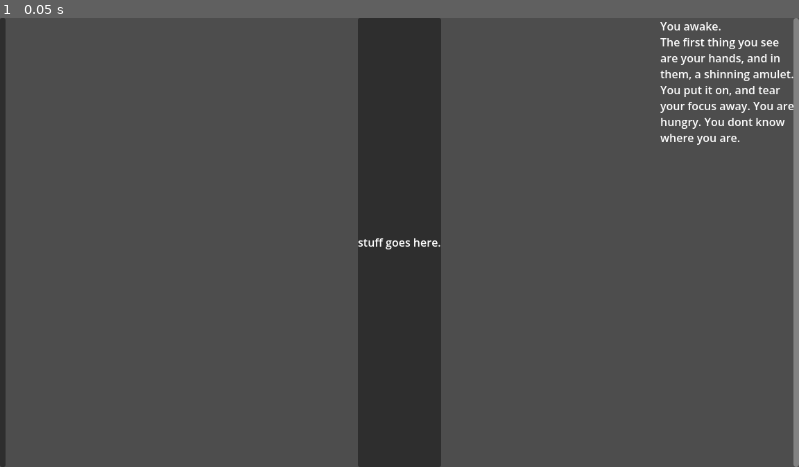
Above: before the commit, frame 1.
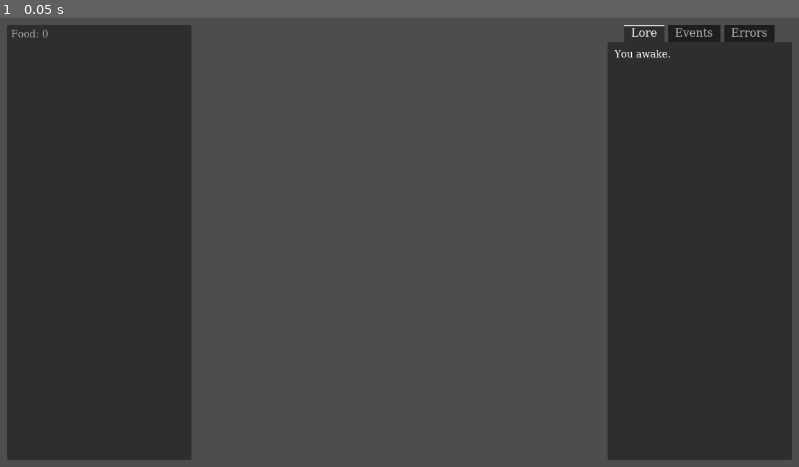
Above: after the commit, the same moment.

Repository: lom1222/Amulet
Game: Godot game, scene res://scenes/control.tscn
The game is run twice, just before and just after one commit, with the same random seed, the same clock (stepped at 60 frames per second) and the same inputs. The project has no main scene, so this scene is started directly.
Inputs:
- Up to frame 1 (0.05 s): no input

The runs differ from the first frame. In frame 1, 56% of the frame differs, in the area x 0-100%, y 0-100%.

Commit message:
log work, and adding basic theme

Diff:
--- a/project.godot
+++ b/project.godot
@@ -19,6 +19,10 @@
 Inventory="*uid://cr4uho35wnfpd"
 LogManager="*uid://nk3t2err868s"
 
+[gui]
+
+theme/custom="uid://dpsnalb5vaule"
+
 [physics]
 
 3d/physics_engine="Jolt Physics"
--- a/scenes/control.tscn
+++ b/scenes/control.tscn
@@ -2,6 +2,7 @@
 
 [ext_resource type="Script" uid="uid://doecswkm1k1ia" path="res://scripts/attached/resourceList.gd" id="1_5p55f"]
 [ext_resource type="Script" uid="uid://dledolcqmwc8f" path="res://scripts/attached/log.gd" id="2_r67kn"]
+[ext_resource type="Theme" uid="uid://dpsnalb5vaule" path="res://themes/basic_theme.tres" id="3_brbbq"]
 
 [sub_resource type="Theme" id="Theme_62e2m"]
 
@@ -14,42 +15,103 @@
 grow_vertical = 2
 theme = SubResource("Theme_62e2m")
 
-[node name="resource_list" type="ItemList" parent="." unique_id=1014635917]
+[node name="horizontal_layout_box" type="HBoxContainer" parent="." unique_id=644992921]
 layout_mode = 1
-anchors_preset = 9
+anchors_preset = 15
+anchor_right = 1.0
 anchor_bottom = 1.0
+grow_horizontal = 2
 grow_vertical = 2
+theme_override_constants/separation = 4
+
+[node name="inventory_margin_box" type="MarginContainer" parent="horizontal_layout_box" unique_id=1432012077]
+layout_mode = 2
+size_flags_horizontal = 3
+
+[node name="resource_list" type="ItemList" parent="horizontal_layout_box/inventory_margin_box" unique_id=1014635917]
+layout_mode = 2
+size_flags_horizontal = 3
 auto_width = true
 script = ExtResource("1_5p55f")
 
-[node name="log" type="RichTextLabel" parent="." unique_id=835916405]
+[node name="centre_margin_box" type="MarginContainer" parent="horizontal_layout_box" unique_id=778449136]
+layout_mode = 2
+size_flags_horizontal = 3
+size_flags_stretch_ratio = 2.0
+
+[node name="temp_centre" type="Container" parent="horizontal_layout_box/centre_margin_box" unique_id=1005778222]
+layout_mode = 2
+size_flags_horizontal = 3
+size_flags_stretch_ratio = 2.0
+
+[node name="log_margin_box" type="MarginContainer" parent="horizontal_layout_box" unique_id=2117555271]
+layout_mode = 2
+size_flags_horizontal = 3
+
+[node name="Log" type="TabContainer" parent="horizontal_layout_box/log_margin_box" unique_id=1085754239 node_paths=PackedStringArray("lore_log", "event_log", "error_log")]
+layout_mode = 2
+size_flags_horizontal = 3
+tab_alignment = 1
+current_tab = 0
+clip_tabs = false
+tab_0/title = "Lore"
+tab_1/title = "Events"
+tab_2/title = "Errors"
+script = ExtResource("2_r67kn")
+lore_log = NodePath("lore_log_margin/lore_log")
+event_log = NodePath("event_log_margin/event_log")
+error_log = NodePath("error_log_margin/error_log")
+
+[node name="lore_log_margin" type="MarginContainer" parent="horizontal_layout_box/log_margin_box/Log" unique_id=1934536456]
+layout_mode = 2
+theme = ExtResource("3_brbbq")
+theme_type_variation = &"LogMarginContainer"
+metadata/_tab_index = 0
+metadata/_tab_name = "Lore"
+
+[node name="lore_log" type="RichTextLabel" parent="horizontal_layout_box/log_margin_box/Log/lore_log_margin" unique_id=835916405]
 custom_minimum_size = Vector2(200, 0)
-layout_mode = 1
-anchors_preset = 11
-anchor_left = 1.0
-anchor_right = 1.0
-anchor_bottom = 1.0
-offset_left = -1.0
-grow_horizontal = 0
-grow_vertical = 2
+layout_mode = 2
+theme_type_variation = &"RichTextLabel_lore"
 bbcode_enabled = true
 text = "lorem ipsum"
 fit_content = true
+scroll_active = false
 scroll_following = true
 scroll_following_visible_characters = true
-script = ExtResource("2_r67kn")
 
-[node name="center_panel" type="PanelContainer" parent="." unique_id=83077625]
-layout_mode = 1
-anchors_preset = 13
-anchor_left = 0.5
-anchor_right = 0.5
-anchor_bottom = 1.0
-offset_left = -0.5
-offset_right = 0.5
-grow_horizontal = 2
-grow_vertical = 2
+[node name="event_log_margin" type="MarginContainer" parent="horizontal_layout_box/log_margin_box/Log" unique_id=498454952]
+visible = false
+layout_mode = 2
+theme_type_variation = &"LogMarginContainer"
+metadata/_tab_index = 1
+metadata/_tab_name = "Events"
 
-[node name="Label" type="Label" parent="center_panel" unique_id=1710978268]
+[node name="event_log" type="RichTextLabel" parent="horizontal_layout_box/log_margin_box/Log/event_log_margin" unique_id=1559678100]
+custom_minimum_size = Vector2(200, 0)
 layout_mode = 2
-text = "stuff goes here."
+theme_type_variation = &"RichTextLabel_event"
+bbcode_enabled = true
+text = "lorem ipsum"
+fit_content = true
+scroll_active = false
+scroll_following = true
+scroll_following_visible_characters = true
+
+[node name="error_log_margin" type="MarginContainer" parent="horizontal_layout_box/log_margin_box/Log" unique_id=1788374926]
+visible = false
+layout_mode = 2
+theme_type_variation = &"LogMarginContainer"
+metadata/_tab_index = 2
+metadata/_tab_name = "Errors"
+
+[node name="error_log" type="RichTextLabel" parent="horizontal_layout_box/log_margin_box/Log/error_log_margin" unique_id=1597693289]
+custom_minimum_size = Vector2(200, 0)
+layout_mode = 2
+theme_type_variation = &"RichTextLabel_error"
+bbcode_enabled = true
+text = "lorem ipsum"
+fit_content = true
+scroll_active = false
+scroll_following = true
+scroll_following_visible_characters = true
--- a/scripts/attached/log.gd
+++ b/scripts/attached/log.gd
@@ -1,15 +1,29 @@
-extends RichTextLabel
+extends TabContainer
 
+@export var lore_log: RichTextLabel
+@export var event_log: RichTextLabel
+@export var error_log: RichTextLabel
 
 func _ready() -> void:
-	text = ""
-	LogManager.message_logged.connect(_on_message_logged)
+	lore_log.text = ""
+	event_log.text = ""
+	error_log.text = ""
 
-	LogManager.add_log("You awake.")
-	LogManager.add_log("The first thing you see are your hands, and in them, a shinning amulet.")
-	LogManager.add_log("You put it on, and tear your focus away. You are hungry. You dont know where you are.")
+	LogManager.log_updated.connect(_on_log_updated)
 
-func _on_message_logged(_message_text: String):
-	clear()
-	for entry in LogManager.message_history:
-		append_text(entry + "\n")
+	LogManager.add_log("You awake.", "lore")
+	LogManager.add_log("The first thing you see are your hands, and in them, a shinning amulet.", "event")
+	LogManager.add_log("You put it on, and tear your focus away. You are hungry. You dont know where you are.", "error")
+
+func _on_log_updated(_log_type : String):
+	var cur_log: RichTextLabel
+	if _log_type == "lore":
+		cur_log = lore_log
+	elif _log_type == "event":
+		cur_log = event_log
+	elif _log_type == "error":
+		cur_log = error_log
+
+	cur_log.clear()
+	for entry in LogManager.log_history[_log_type]:
+		cur_log.append_text(entry + "\n")
--- a/scripts/autoload/inventory.gd
+++ b/scripts/autoload/inventory.gd
@@ -4,7 +4,7 @@
 var resources = {}
 
 var resource_list = [
-	"food"
+	"Food"
 ]
 
 func _ready() -> void:
--- a/scripts/autoload/logManager.gd
+++ b/scripts/autoload/logManager.gd
@@ -1,29 +1,38 @@
 extends Node
 
-signal message_logged(message_text)
-signal event_logged(event_text)
-signal error_logged(error_text)
+signal log_updated(log_type)
 
-var message_history: Array[String] = []
-var event_history: Array[String] = []
-var error_history: Array[String] = []
+var log_history = {
+	"lore" = [],
+	"event"= [],
+	"error" = []
+}
+#var message_history: Array[String] = []
+#var event_history: Array[String] = []
+#var error_history: Array[String] = []
 const MAX_LOGS = 100
 
-func add_log(text: String, color: String = "white", type: String = "log"):
+func add_log(text: String, log_type: String = "lore", color: String = "white"):
 	var new_log_entry = "[color=%s]%s[/color]" % [color, text]
 
-	if type == "log":
-		message_history.append(new_log_entry)
-		if message_history.size() > MAX_LOGS:
-			message_history.remove_at(0)
-		message_logged.emit(new_log_entry)
-	elif type == "event":
-		event_history.append(new_log_entry)
-		if event_history.size() > MAX_LOGS:
-			event_history.remove_at(0)
-		event_logged.emit(new_log_entry)
-	elif type == "error":
-		error_history.append(new_log_entry)
-		if error_history.size() > MAX_LOGS:
-			error_history.remove_at(0)
-		error_logged.emit(new_log_entry)
+	log_history[log_type].append(new_log_entry)
+	if log_history[log_type].size() > MAX_LOGS:
+		log_history[log_type].remove_at(0)
+	log_updated.emit(log_type)
+
+
+	#if log_type == "log":
+		#message_history.append(new_log_entry)
+		#if message_history.size() > MAX_LOGS:
+			#message_history.remove_at(0)
+		#message_logged.emit(new_log_entry)
+	#elif log_type == "event":
+		#event_history.append(new_log_entry)
+		#if event_history.size() > MAX_LOGS:
+			#event_history.remove_at(0)
+		#event_logged.emit(new_log_entry)
+	#elif log_type == "error":
+		#error_history.append(new_log_entry)
+		#if error_history.size() > MAX_LOGS:
+			#error_history.remove_at(0)
+		#error_logged.emit(new_log_entry)
--- a/scripts/data_structures/resource.gd
+++ b/scripts/data_structures/resource.gd
@@ -4,7 +4,8 @@
 var amount = 0.0
 var rate = 0.0
 
-var unlocked = false
+var unlocked = true
+var rate_enabled = false
 
 var base = 0.0
 var increased_multiplier = 1.0
@@ -14,6 +15,9 @@
 	amount += rate*delta
 
 func checkRate():
+	if not rate_enabled:
+		return
+
 	rate = base * increased_multiplier
 	for mult in more_multipliers:
 		rate *= mult
--- /dev/null
+++ b/themes/basic_theme.tres
@@ -0,0 +1,88 @@
+[gd_resource type="Theme" format=3 uid="uid://dpsnalb5vaule"]
+
+[sub_resource type="StyleBoxFlat" id="StyleBoxFlat_5w1e8"]
+bg_color = Color(0.8503053, 0.473404, 0.49686795, 1)
+
+[sub_resource type="StyleBoxFlat" id="StyleBoxFlat_i3a8d"]
+bg_color = Color(0.53915286, 0.6419008, 0.4137564, 1)
+
+[sub_resource type="StyleBoxFlat" id="StyleBoxFlat_u4n8c"]
+bg_color = Color(0.3617143, 0.6205673, 0.86997265, 1)
+
+[sub_resource type="FontFile" id="FontFile_5w1e8"]
+cache/0/variation_coordinates = {}
+cache/0/face_index = 0
+cache/0/embolden = 0.0
+cache/0/transform = Transform2D(1, 0, 0, 1, 0, 0)
+cache/0/spacing_top = 0
+cache/0/spacing_bottom = 0
+cache/0/spacing_space = 0
+cache/0/spacing_glyph = 0
+cache/0/baseline_offset = 0.0
+cache/0/16/0/ascent = 0.0
+cache/0/16/0/descent = 0.0
+cache/0/16/0/underline_position = 0.0
+cache/0/16/0/underline_thickness = 0.0
+cache/0/16/0/scale = 1.0
+cache/0/14/0/ascent = 0.0
+cache/0/14/0/descent = 0.0
+cache/0/14/0/underline_position = 0.0
+cache/0/14/0/underline_thickness = 0.0
+cache/0/14/0/scale = 1.0
+cache/0/12/0/ascent = 0.0
+cache/0/12/0/descent = 0.0
+cache/0/12/0/underline_position = 0.0
+cache/0/12/0/underline_thickness = 0.0
+cache/0/12/0/scale = 1.0
+cache/0/17/0/ascent = 0.0
+cache/0/17/0/descent = 0.0
+cache/0/17/0/underline_position = 0.0
+cache/0/17/0/underline_thickness = 0.0
+cache/0/17/0/scale = 1.0
+cache/0/18/0/ascent = 0.0
+cache/0/18/0/descent = 0.0
+cache/0/18/0/underline_position = 0.0
+cache/0/18/0/underline_thickness = 0.0
+cache/0/18/0/scale = 1.0
+cache/0/19/0/ascent = 0.0
+cache/0/19/0/descent = 0.0
+cache/0/19/0/underline_position = 0.0
+cache/0/19/0/underline_thickness = 0.0
+cache/0/19/0/scale = 1.0
+cache/0/20/0/ascent = 0.0
+cache/0/20/0/descent = 0.0
+cache/0/20/0/underline_position = 0.0
+cache/0/20/0/underline_thickness = 0.0
+cache/0/20/0/scale = 1.0
+cache/0/21/0/ascent = 0.0
+cache/0/21/0/descent = 0.0
+cache/0/21/0/underline_position = 0.0
+cache/0/21/0/underline_thickness = 0.0
+cache/0/21/0/scale = 1.0
+cache/0/13/0/ascent = 0.0
+cache/0/13/0/descent = 0.0
+cache/0/13/0/underline_position = 0.0
+cache/0/13/0/underline_thickness = 0.0
+cache/0/13/0/scale = 1.0
+
+[resource]
+default_font = SubResource("FontFile_5w1e8")
+default_font_size = 14
+MarginContainer/constants/margin_bottom = 10
+MarginContainer/constants/margin_left = 10
+MarginContainer/constants/margin_right = 10
+MarginContainer/constants/margin_top = 10
+MarginContainer_log/base_type = &"MarginContainer"
+MarginContainer_log/constants/margin_bottom = 5
+MarginContainer_log/constants/margin_left = 5
+MarginContainer_log/constants/margin_right = 5
+MarginContainer_log/constants/margin_top = 5
+RichTextLabel/constants/line_separation = 5
+RichTextLabel_error/base_type = &"RichTextLabel"
+RichTextLabel_error/styles/background = SubResource("StyleBoxFlat_5w1e8")
+RichTextLabel_event/base_type = &"RichTextLabel"
+RichTextLabel_event/styles/background = SubResource("StyleBoxFlat_i3a8d")
+RichTextLabel_lore/base_type = &"RichTextLabel"
+RichTextLabel_lore/styles/background = SubResource("StyleBoxFlat_u4n8c")
+TabContainer/constants/tab_separation = 5
+TabContainer/font_sizes/font_size = 16
